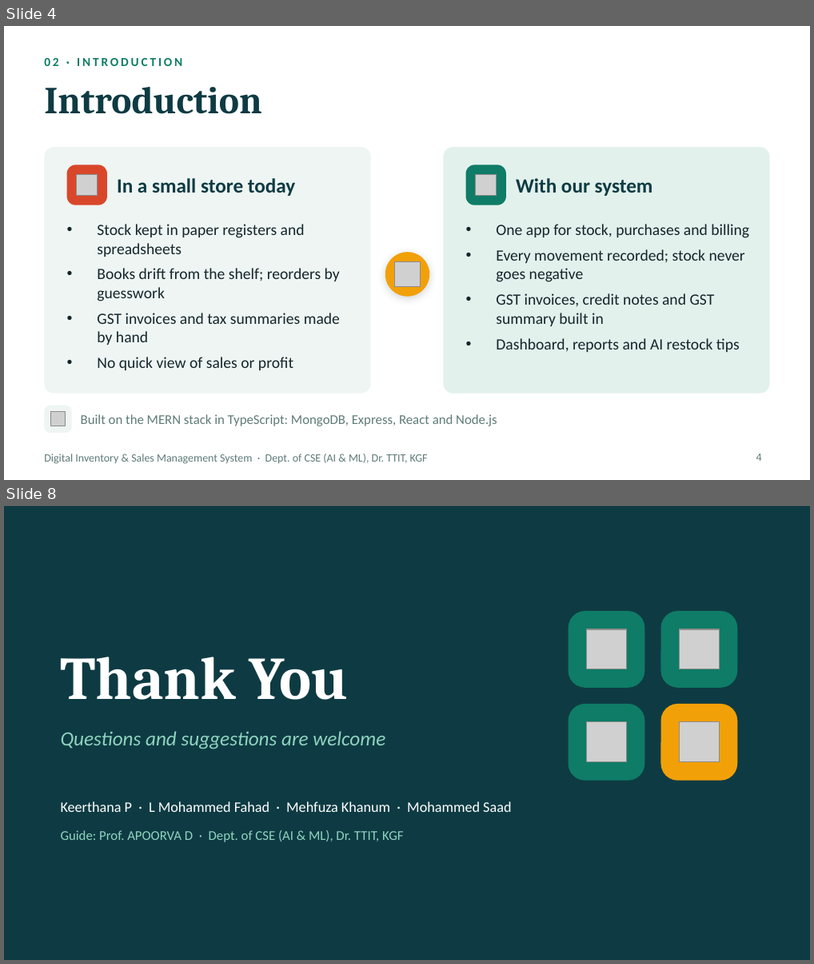
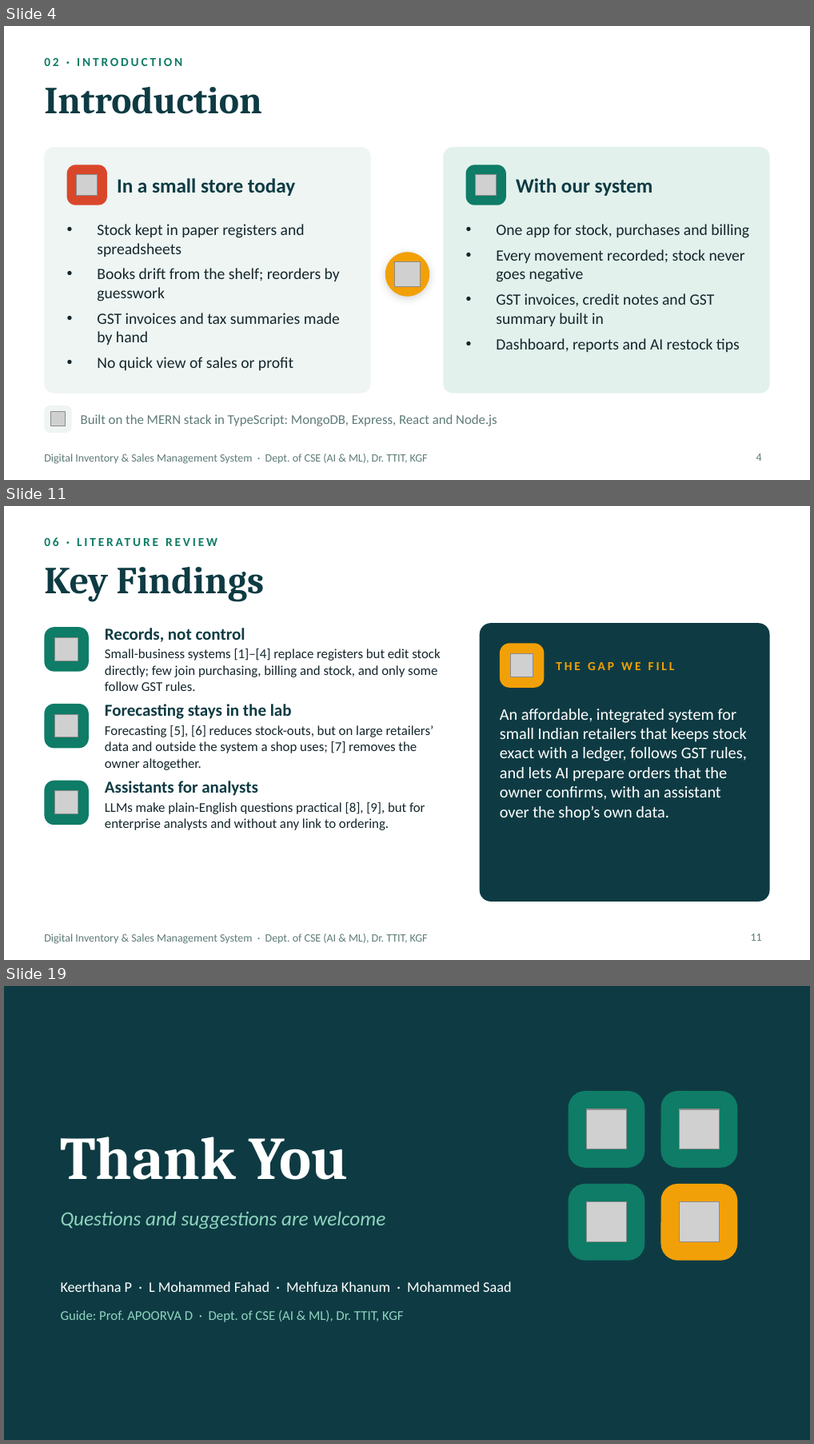
Before and after one commit to NICTOGEN007/inventorymanagement, a slide deck: docs/presentation/Inventory_Management_First_Review.pptx. Shown one above the other, each under a label of ours: slides 4 and 8 before the commit, slides 4, 11 and 19 after it; the slides between them are not shown. The pictures are 814x964 and 814x1444 pixels, drawn with LibreOffice and Linux fonts; fonts in the diff are those of the drawing; grey boxes stand for pictures. Boxes give left, top, right and bottom in pixels: in the first picture for what was removed or moved away, otherwise in the second. Text is boxed around its words. In the diff, an @@ line names an element or a change of style, - is before the commit and + after.

```diff
--- a/docs/presentation/Inventory_Management_First_Review.pptx
+++ b/docs/presentation/Inventory_Management_First_Review.pptx
@@ slide 11 added at [4,506,810,960], background #FFFFFF; not listed: 1 template element that a slide beside it also shows @@
@@ text added at [44,530,528,552], 11 pt, text #0E7C66, bold @@
+06 · LITERATURE REVIEW
@@ title added at [44,567,264,602], 34 pt, text #0E3B43, bold @@
+Key Findings
@@ rounded rectangle added at [480,623,770,901], fill #0E3B43 @@
@@ rounded rectangle added at [44,627,89,672], fill #0E7C66 @@
@@ picture added at [55,637,78,661] @@
@@ text added at [105,628,440,691], 12 pt, text #14262B @@
+Records, not control
+Small-business systems [1]–[4] replace registers but edit stock directly; few join purchasing, billing and stock, and only some follow GST rules.
@@ rounded rectangle added at [500,643,544,688], fill #F2A007 @@
@@ picture added at [510,653,534,677] @@
@@ text added at [556,662,675,670], 11 pt, text #F2A007, bold @@
+THE GAP WE FILL
@@ rounded rectangle added at [44,704,89,748], fill #0E7C66 @@
@@ picture added at [55,714,78,737] @@
@@ text added at [105,704,434,770], 12 pt, text #14262B @@
+Forecasting stays in the lab
+Forecasting [5], [6] reduces stock-outs, but on large retailers’ data and outside the system a shop uses; [7] removes the owner altogether.
@@ text added at [500,708,747,820], 14.5 pt, text #FFFFFF @@
+An affordable, integrated system for small Indian retailers that keeps stock exact with a ledger, follows GST rules, and lets AI prepare orders that the owner confirms, with an assistant over the shop’s own data.
@@ rounded rectangle added at [44,780,89,824], fill #0E7C66 @@
@@ picture added at [55,791,78,814] @@
@@ text added at [105,780,425,830], 12 pt, text #14262B @@
+Assistants for analysts
+LLMs make plain-English questions practical [8], [9], but for enterprise analysts and without any link to ordering.
@@ page number added at [751,933,762,940], 10 pt, text #5E7B78 @@
+11
@@ what was slide 8 is now slide 19 @@
```
Also in this commit, not shown: 3 slides changed, 11 other slides added, 1 slide removed.
